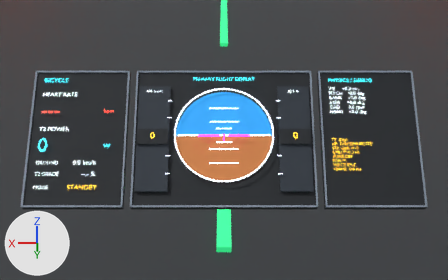
One commit to the Blender file Arrietty-UP.blend: the scene before it, then after it.
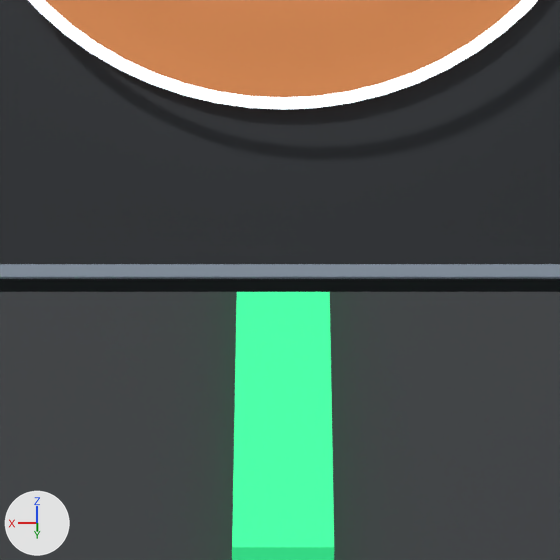
Old and new are each drawn from a 50 mm camera at (0.0, 0.246, 1.781) aimed at (0.0, -1.224, 1.033) and again close up on the part from 41% to 59% of the width and 59% to 89% of the height. The lights are fixed; the arrows at lower left show +X, +Y and +Z. The last two pictures show the newer version.

The scene before the commit, as lines of its bpy script (objects in view):
```python
me_cube_030 = bpy.data.meshes.new('Cube.030')
me_cube_030.from_pydata(...)  # a box spanning x -0.25..0.25, y -0.01..0.01, z -0.2..0.2
me_cube_030.materials.append(mat_instrumentpanelblack)  # black #12181e
me_instrument_pfd_ground_mesh = bpy.data.meshes.new('Instrument_PFD_Ground_Mesh')
me_instrument_pfd_ground_mesh.from_pydata(...)  # 50 vertices, 1 face; spans x -0.132..0.132, y 0.0, z -0.132..0.0
me_instrument_pfd_ground_mesh.materials.append(mat_instrumentground)  # brown #a66535, glowing brown #a66535
me_plane = bpy.data.meshes.new('Plane')
me_plane.from_pydata([(-40.0, -40.0, 0.0), (40.0, -40.0, 0.0), (-40.0, 40.0, 0.0), (40.0, 40.0, 0.0)], [], [(0, 1, 3, 2)])
me_plane.materials.append(mat_ridesurfacematerial)  # dark grey #35383c
ob_instrument_pfd_ground = bpy.data.objects.new('Instrument_PFD_Ground', me_instrument_pfd_ground_mesh)
ob_instrument_pfd_ground.parent = ob_instrument_pfd_horizon
ob_instrument_pfd_ground.location = (0.0, 0.0, 0.0)
ob_instrument_section__0_000 = bpy.data.objects.new('Instrument_Section_+0.000', me_cube_030)
ob_instrument_section__0_000.parent = ob_instrumentpanelroot
ob_instrument_section__0_000.location = (0.0, 0.0, 0.0)
ob_secretworldridesurface = bpy.data.objects.new('SecretWorldRideSurface', me_plane)
ob_secretworldridesurface.location = (0.0, 0.0, 0.0)
# also in view: 'Instrument_PFD_Bezel' at (0.0, -1.277, 1.024); 'CourseLine_-03' at (0.0, -3.0, 0.015); 'Instrument_Frame_+0.000_1' at (0.0, -1.147, 0.874)
```
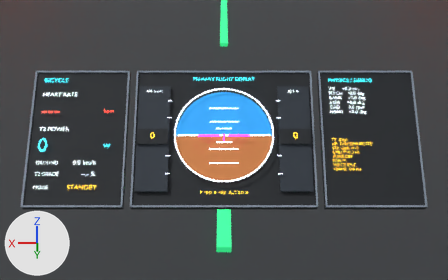
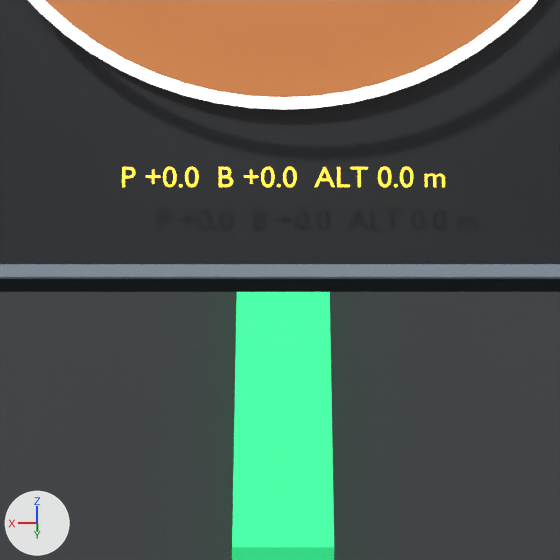
The change, as a diff of the scene's bpy script:
```diff
--- a/Arrietty-UP.blend.py
+++ b/Arrietty-UP.blend.py
@@ txt_instrument_pfdstate_font @@
+txt_instrument_pfdstate_font = bpy.data.curves.new('Instrument_PFDState_Font', 'FONT')
+txt_instrument_pfdstate_font.body = 'P +0.0  B +0.0  ALT 0.0 m'
+txt_instrument_pfdstate_font.materials.append(mat_instrumentamber)  # yellow #ffcb30, glowing yellow #ffcb30
+txt_instrument_pfdstate_font.align_x = 'CENTER'
+txt_instrument_pfdstate_font.align_y = 'CENTER'
+txt_instrument_pfdstate_font.size = 0.012
@@ ob_instrument_pfdstate @@
+ob_instrument_pfdstate = bpy.data.objects.new('Instrument_PFDState', txt_instrument_pfdstate_font)
+ob_instrument_pfdstate.parent = ob_instrumentpanelroot
+ob_instrument_pfdstate.location = (0.0, 0.03, -0.164)
+ob_instrument_pfdstate.rotation_euler = (-1.571, 3.142, 0.0)  # degrees (-90, 180, 0)
```

What differs and where, as boxes (x1, y1, x2, y2) in the close-ups (560 x 560 px):
'Instrument_PFDState', added (yellow)
    after: (122, 167, 445, 187)
